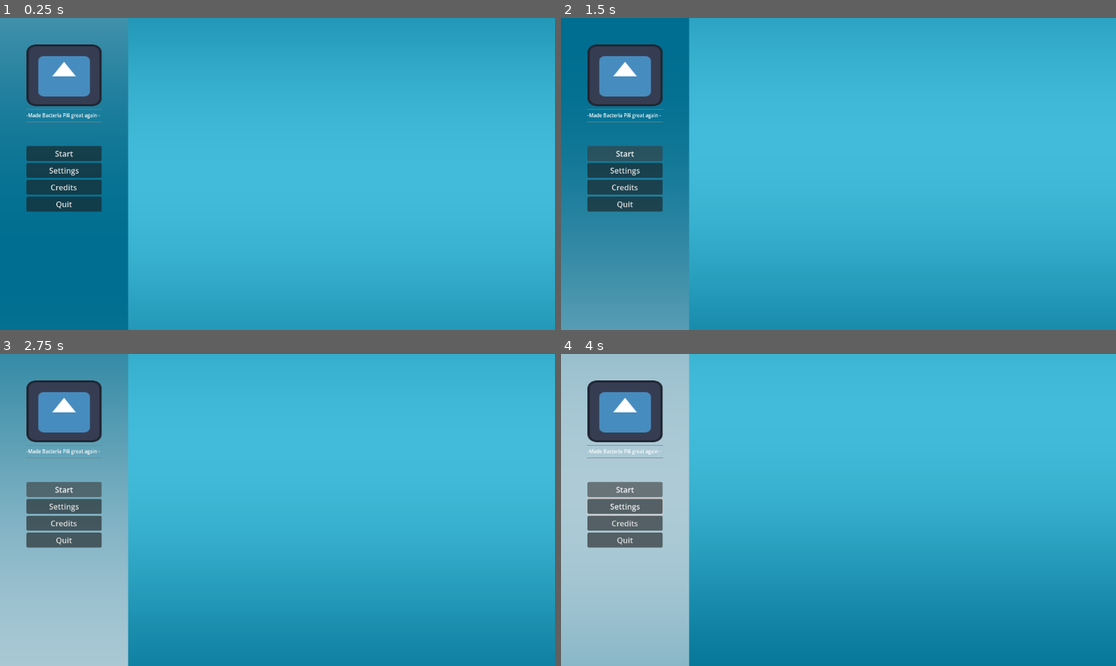
Above: before the commit, frames 1-4 (two rows, left to right).
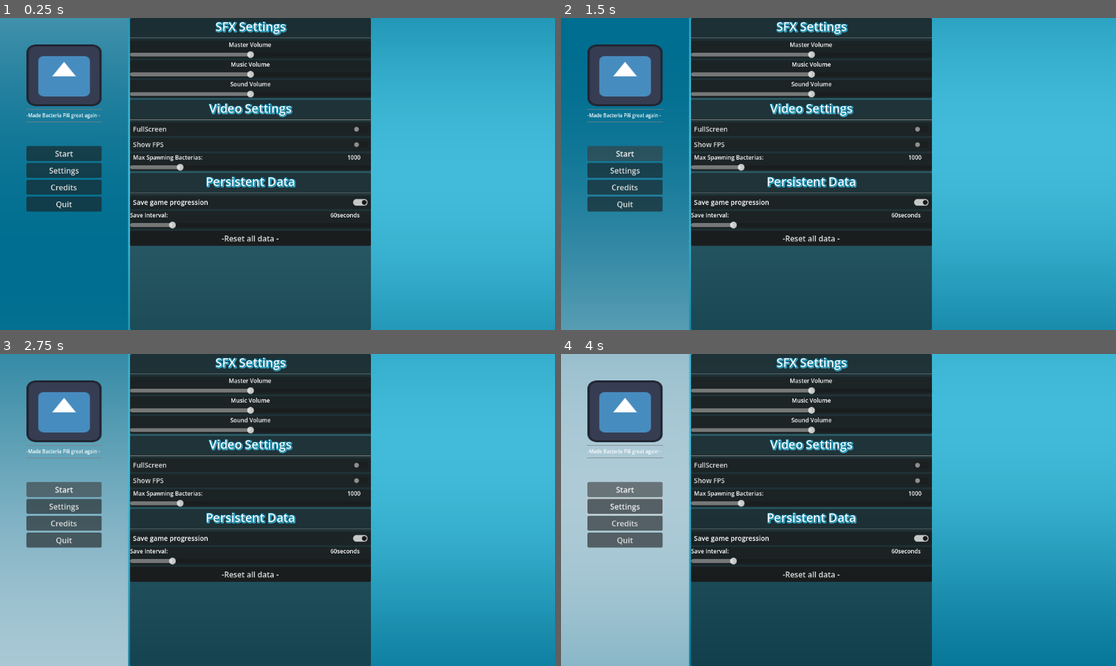
Above: after the commit, the same moments.

Repository: MisterIXI/chili-code-jam-4
Game: Godot game, scene res://entities/ui/game_ui.tscn
Same seed, same stepped clock (60 frames per second), same inputs: the game is played once before the commit and once after it. The project has no main scene, so this scene is started directly. The engine's default icon, where the game draws it, is replaced by a stand-in: a white triangle on a blue panel in a dark square.
Inputs:
- Up to frame 1 (0.25 s): no input
- Up to frame 2 (1.5 s): click "Start" at 0.5 s; click "Start" at 1.25 s
- Up to frame 3 (2.75 s): hold D (move_right) from 2.03 s (still down)
- Up to frame 4 (4 s): release D (move_right) at 2.78 s; hold Down (move_backward) 2.78-3.53 s; hold D (move_right) from 3.53 s (still down)

The runs differ from the first frame. In frame 1, 43% of the frame differs, in the area x 23-67%, y 0-100%; in frame 2, 43%; in frame 3, 43%; in frame 4, 43%.

Commit message:
game_data and persistent

Diff:
--- /dev/null
+++ b/autoload/game_data.gd
@@ -0,0 +1,21 @@
+extends Node
+
+var current_upgrades : Dictionary = {
+    "upgrade_food_dense" : 0
+}
+var game_settings : Dictionary = {
+    "master_volume" : 0.5,
+    "music_volume" : 0.5,
+    "sound_volume" : 0.5,
+    "fullscreen" : 0,
+    "show_fps" : 1,
+    "max_bacterias" : 1000,
+    "save_game_data" : 1,
+    "save_interval" :60
+}
+var player_progress : Dictionary = {
+    "bacterias" : 1,
+    "petri_dishes" : 0, # total distance traveled in kilometers (astronomical units)
+    "player_archived_game_goal" : 0,
+    "upgrades": current_upgrades
+}
--- /dev/null
+++ b/autoload/game_data.tscn
@@ -0,0 +1,6 @@
+[gd_scene format=3 uid="uid://cfm0lktxn84hs"]
+
+[ext_resource type="Script" uid="uid://deim6nm3f0i1k" path="res://autoload/game_data.gd" id="1_0k316"]
+
+[node name="Game_Data" type="Node" unique_id=458341393]
+script = ExtResource("1_0k316")
--- /dev/null
+++ b/autoload/persistent_manager.gd
@@ -0,0 +1,77 @@
+extends Node
+
+@onready var _timer : Timer = $Timer
+
+################################## Functions ##################################
+func _ready() -> void:
+    ### DEBUG
+    #reset_game_data()
+    ### /DEBUG
+    _timer.timeout.connect(_on_timer_timeout)
+    _timer.start()
+    #Load existing game data if available
+    load_game_data()
+
+func _on_timer_timeout() -> void:
+    save_game_data()
+
+##################### DATA SAVE, LOAD AND RESET METHODS #####################
+func save_game_data() -> void:
+    var data_to_save : Dictionary = {
+        "game_settings" : GameData.game_settings,
+        "player_progress" : GameData.player_progress
+    }
+    # Create a ConfigFile to save the data
+    var config = ConfigFile.new()
+    #Store the data in the config file
+    config.set_value("game_data", "data", data_to_save)
+    # Save the config file to disk
+    var err = config.save("user://save_game.cfg")
+    if err != OK:
+        print("Error saving game data: ", err)
+    else :
+        print("Game data saved successfully.")
+
+
+func load_game_data() -> void:
+    # Create a ConfigFile to load the data
+    var config = ConfigFile.new()
+
+    # Load the config file from disk
+    var err = config.load("user://save_game.cfg")
+    # If the file didn't load successfully, return
+    if err != OK:
+        print("No save file found, starting new game.")
+        return
+    # Retrieve the saved data
+    var saved_data = config.get_value("game_data", "data", null)
+    # If saved data exists, populate the variables
+    if saved_data != null:
+        GameData.game_settings = saved_data.get("game_settings", GameData.game_settings)
+        GameData.player_progress = saved_data.get("player_progress", GameData.player_progress)
+        print("Game data loaded successfully.")
+    else:
+        print("No saved data found in the save file.")
+
+func reset_game_data() -> void:
+    GameData.current_upgrades = {
+        "upgrade_food_dense" : 0
+    }
+    GameData.game_settings = {
+        "master_volume" : 0.5,
+        "music_volume" : 0.5,
+        "sound_volume" : 0.5,
+        "fullscreen" : 0,
+        "show_fps" : 1,
+        "max_bacterias" : 1000,
+        "save_game_data" : 1,
+        "save_interval" :60
+    }
+    GameData.player_progress = {
+        "bacterias" : 1,
+        "petri_dishes" : 0, # total distance traveled in kilometers (astronomical units)
+        "player_archived_game_goal" : 0,
+        "upgrades": GameData.current_upgrades
+}
+    # Save Reseted Data
+    save_game_data()
--- /dev/null
+++ b/autoload/persistent_manager.tscn
@@ -0,0 +1,10 @@
+[gd_scene format=3 uid="uid://cstjq72d8dxvf"]
+
+[ext_resource type="Script" uid="uid://byt16agrp3ag6" path="res://autoload/persistent_manager.gd" id="1_u23og"]
+
+[node name="Persistent_Manager" type="Node" unique_id=1604724034]
+script = ExtResource("1_u23og")
+
+[node name="Timer" type="Timer" parent="." unique_id=352070521]
+wait_time = 60.0
+autostart = true
--- a/entities/ui/game_ui.tscn
+++ b/entities/ui/game_ui.tscn
@@ -113,7 +113,6 @@
 expand_icon = true
 
 [node name="Settings_Container" type="PanelContainer" parent="Menu/HBoxContainer" unique_id=477675301]
-visible = false
 custom_minimum_size = Vector2(500, 0)
 layout_mode = 2
 
@@ -186,7 +185,7 @@
 [node name="sound_label" type="Label" parent="Menu/HBoxContainer/Settings_Container/VBoxContainer/AudioContainer/VBoxContainer/SoundContainer/VBoxContainer" unique_id=1252903908]
 layout_mode = 2
 theme_override_font_sizes/font_size = 12
-text = "Music Volume"
+text = "Sound Volume"
 horizontal_alignment = 1
 
 [node name="sound_HSlider" type="HSlider" parent="Menu/HBoxContainer/Settings_Container/VBoxContainer/AudioContainer/VBoxContainer/SoundContainer/VBoxContainer" unique_id=429800659]
--- a/project.godot
+++ b/project.godot
@@ -16,6 +16,8 @@
 
 [autoload]
 
+GameData="*uid://cfm0lktxn84hs"
+PersistentManager="*uid://cstjq72d8dxvf"
 UpgradeManager="*uid://0mnd48woektt"
 
 [input]
Not shown, added: autoload/game_data.gd.uid
Not shown, added: autoload/persistent_manager.gd.uid
